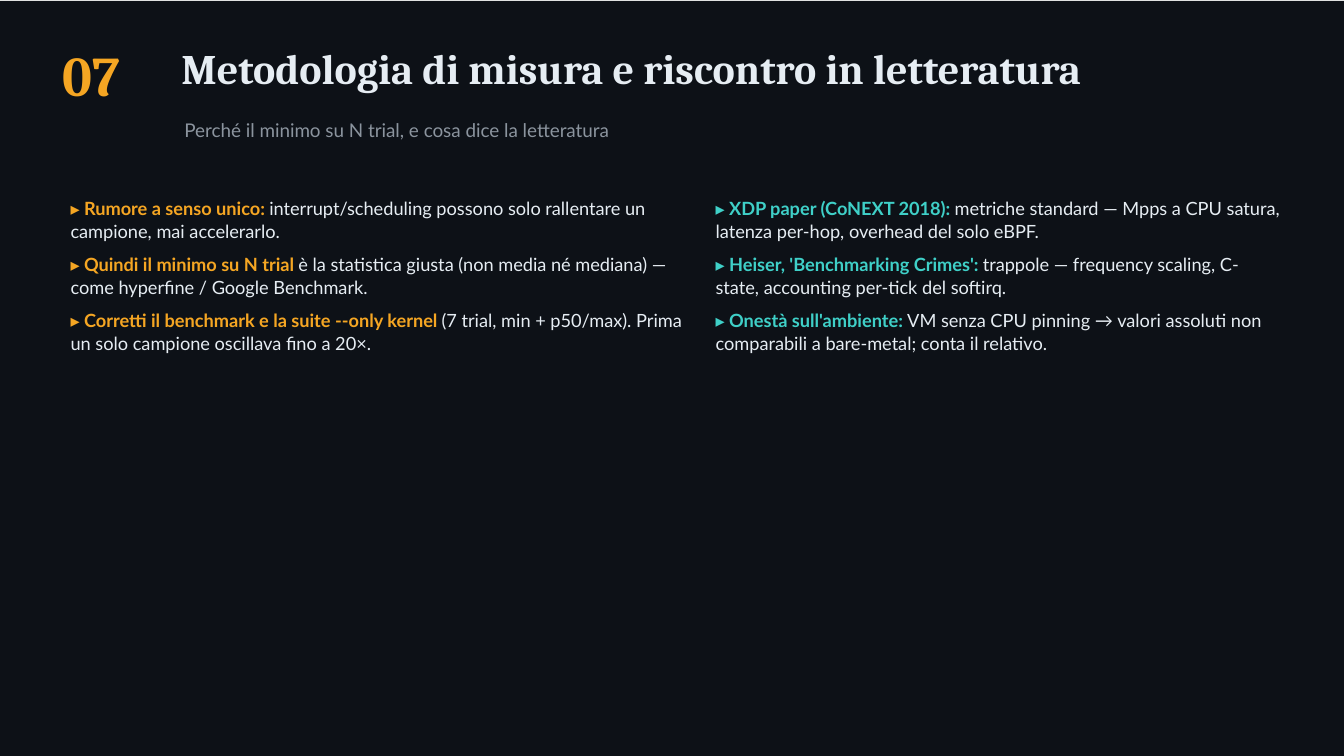
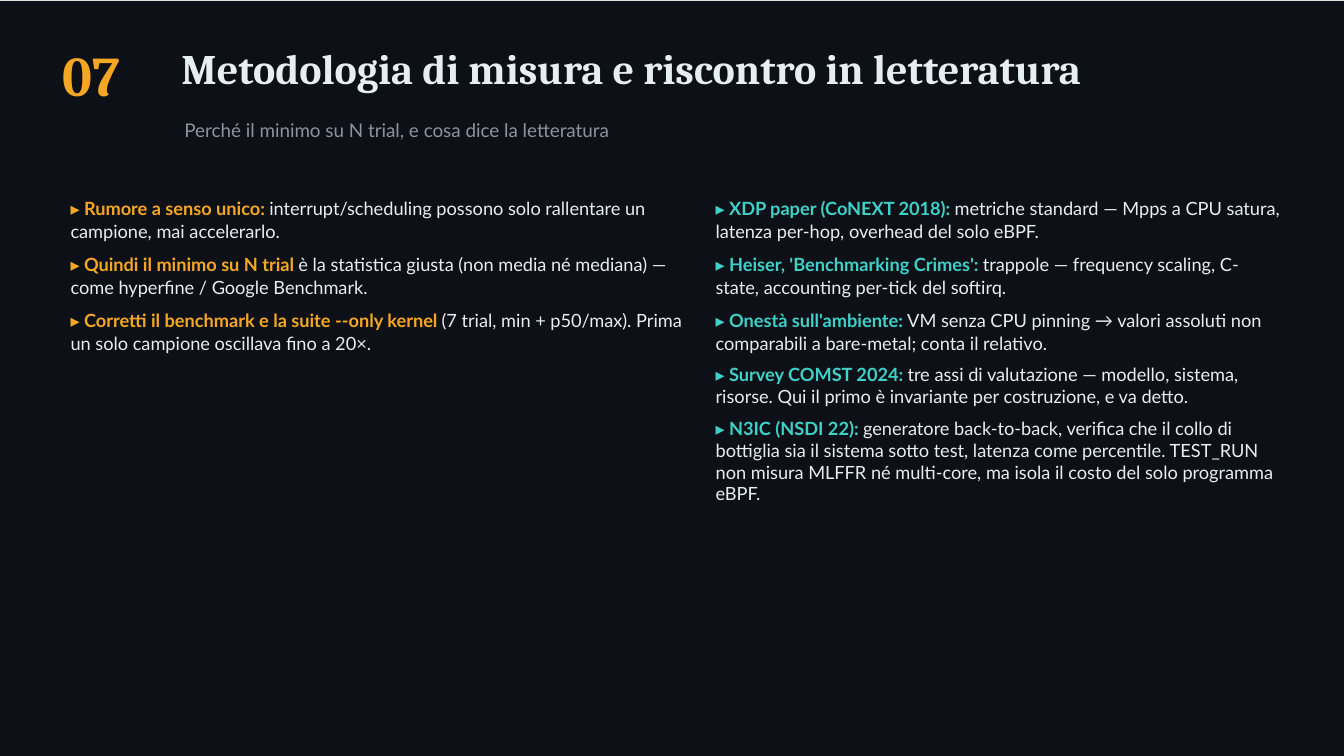
Before and after one commit to ettore-cantile/ipa_lab, a slide deck: slide 14 of docs/IPA_modifiche_hardcoded.pptx (slide 12 before the commit). Drawn at 1344x756 pixels with LibreOffice and Linux fonts; fonts in the diff are those of the drawing. Boxes give left, top, right and bottom in pixels: in the first picture for what was removed or moved away, otherwise in the second. Text is boxed around its words. In the diff, an @@ line names an element or a change of style, - is before the commit and + after.

```diff
--- a/docs/IPA_modifiche_hardcoded.pptx
+++ b/docs/IPA_modifiche_hardcoded.pptx
@@ text at (716,367,1274,500): paragraphs added @@
+▸ Survey COMST 2024: tre assi di valutazione — modello, sistema, risorse. Qui il primo è invariante per costruzione, e va detto.
+▸ N3IC (NSDI 22): generatore back-to-back, verifica che il collo di bottiglia sia il sistema sotto test, latenza come percentile. TEST_RUN non misura MLFFR né multi-core, ma isola il costo del solo programma eBPF.
```
Also in this commit, not shown: 3 other slides changed, 2 slides added, 7 other files.
